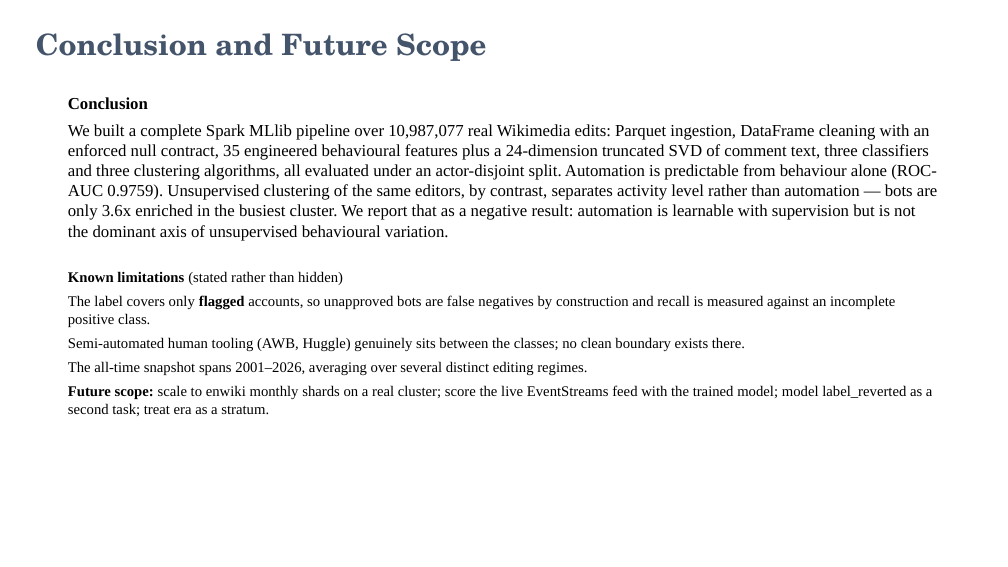
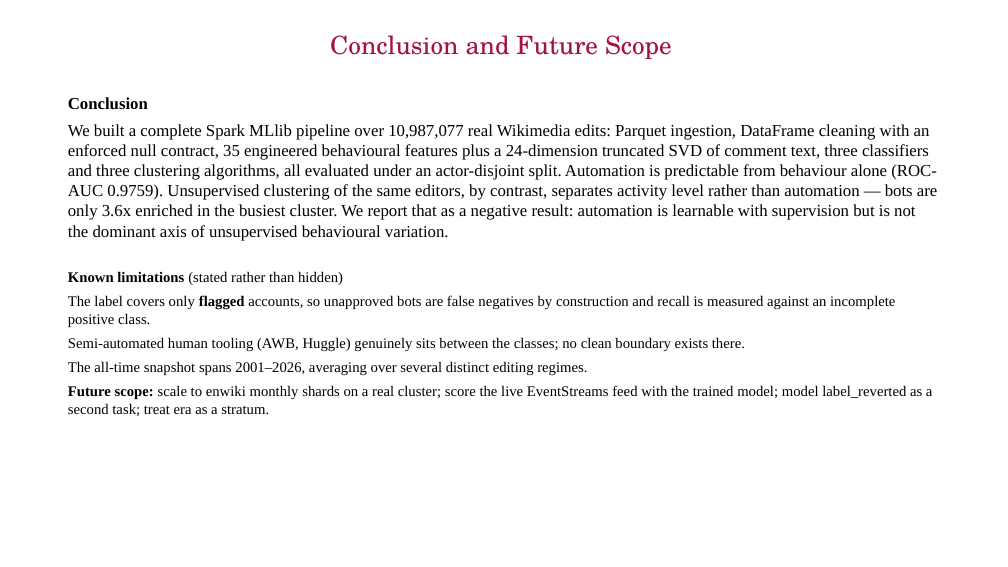
Before and after one commit to CognacStealer/BIgData, a slide deck: slide 21 of reports/MMDS_EndSem_Wikimedia_Bot_Detection.pptx. Drawn at 1008x567 pixels with LibreOffice and Linux fonts; fonts in the diff are those of the drawing; background and template pictures are left out. Boxes give left, top, right and bottom in pixels: in the first picture for what was removed or moved away, otherwise in the second. Text is boxed around its words. In the diff, an @@ line names an element or a change of style, - is before the commit and + after.

```diff
--- a/reports/MMDS_EndSem_Wikimedia_Bot_Detection.pptx
+++ b/reports/MMDS_EndSem_Wikimedia_Bot_Detection.pptx
@@ title "Conclusion and Future Scope" at box(330, 35, 672, 59): size 28 to 24 pt, text colour #44546A to #A4123F, bold off; alignment left to centre @@
```
Also in this commit, not shown: 22 other slides changed, 2 other files.
